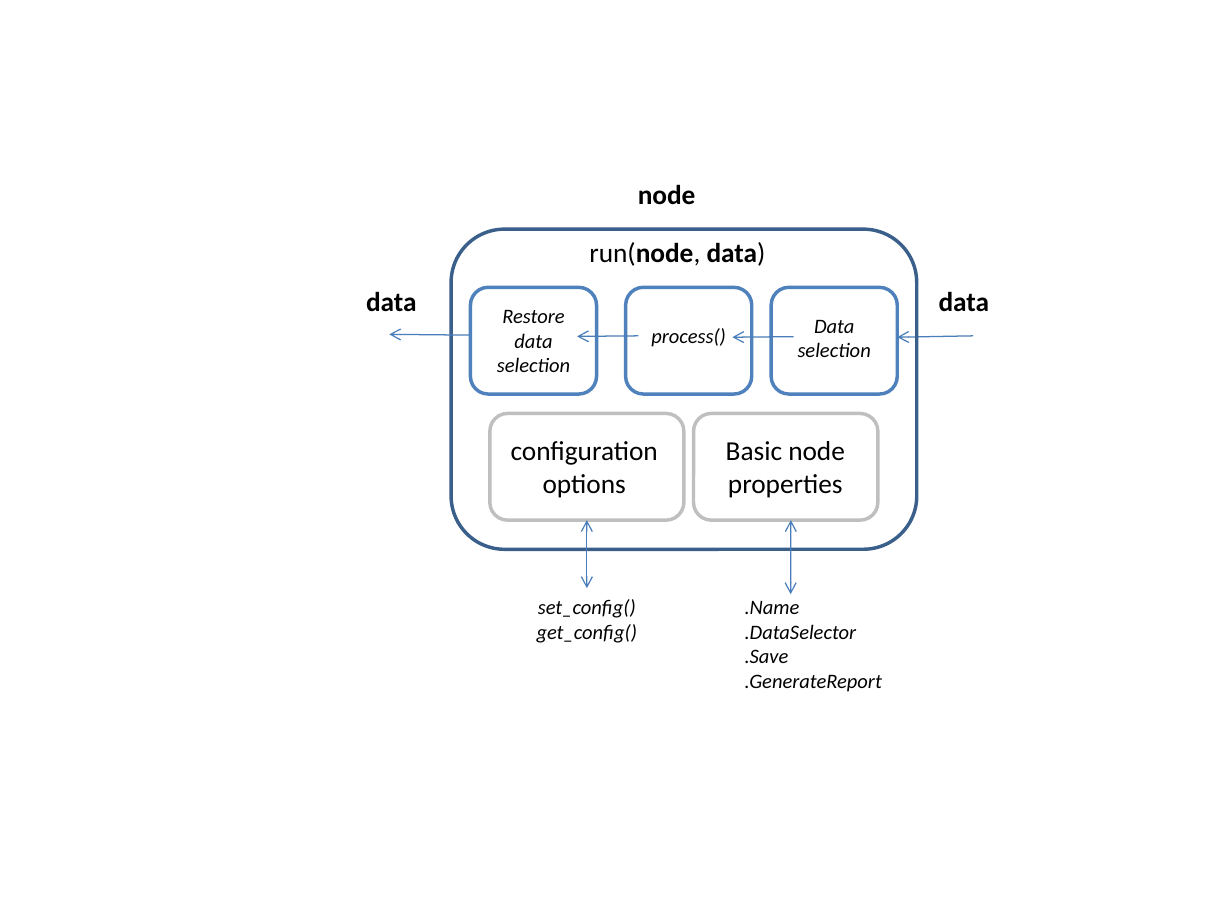
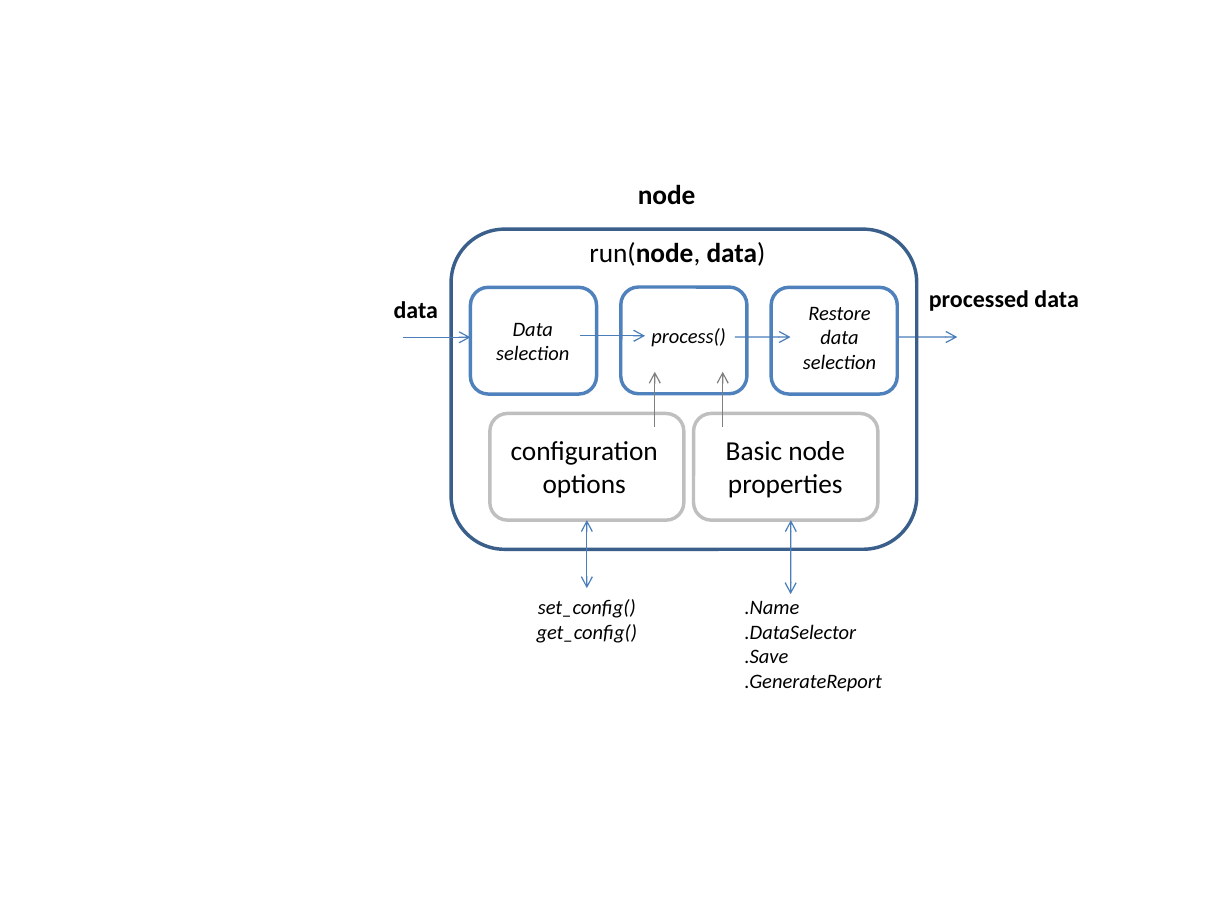
Before and after one commit to meegpipe/meegpipe, a slide deck: slide 1 of +meegpipe/+node/figs.pptx (slide 2 before the commit). Drawn at 1232x924 pixels with LibreOffice and Linux fonts; fonts in the diff are those of the drawing. Boxes give left, top, right and bottom in pixels: in the first picture for what was removed or moved away, otherwise in the second. Text is boxed around its words. In the diff, an @@ line names an element or a change of style, - is before the commit and + after.

```diff
--- a/+meegpipe/+node/figs.pptx
+++ b/+meegpipe/+node/figs.pptx
@@ text "data": place and size @@
-text "data" at bbox=[366, 291, 417, 312]
+text "data" at bbox=[394, 301, 438, 318]
@@ text "data" at bbox=[394, 301, 438, 318]: size 16 to 14 pt @@
@@ rounded rectangle: place and size @@
-rounded rectangle at bbox=[626, 287, 752, 394]
+rounded rectangle at bbox=[621, 287, 747, 394]
@@ text at bbox=[929, 290, 1078, 311]: text changed; size 16 to 14 pt @@
-data
+processed data
@@ text at bbox=[496, 323, 569, 360]: text changed @@
-Restore data selection
+Data selection
@@ text at bbox=[803, 307, 876, 369]: text changed @@
-Data selection
+Restore data selection
@@ arrow moved from (469, 335) - (389, 334) to (403, 338) - (471, 338) @@
@@ arrow moved from (638, 336) - (578, 336) to (580, 336) - (646, 336) @@
@@ arrow moved from (793, 336) - (732, 338) to (736, 338) - (791, 338) @@
@@ arrow moved from (973, 336) - (897, 338) to (892, 336) - (957, 338) @@
@@ arrow added from (654, 428) to (654, 372), #808080 0.75 pt @@
@@ arrow added from (723, 428) to (723, 372), #808080 0.75 pt @@
```
Also in this commit, not shown: 1 other slide changed, 2 slides added, 1 slide removed, 2 other files.
